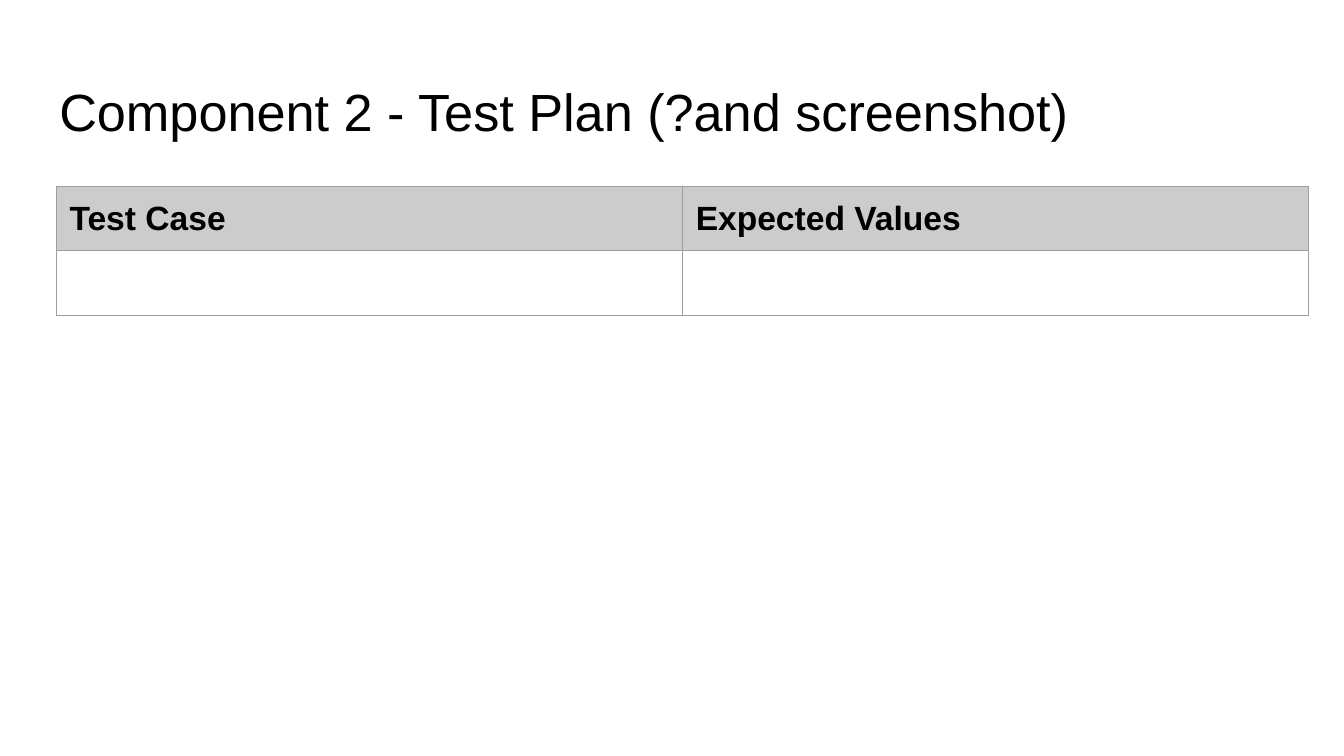
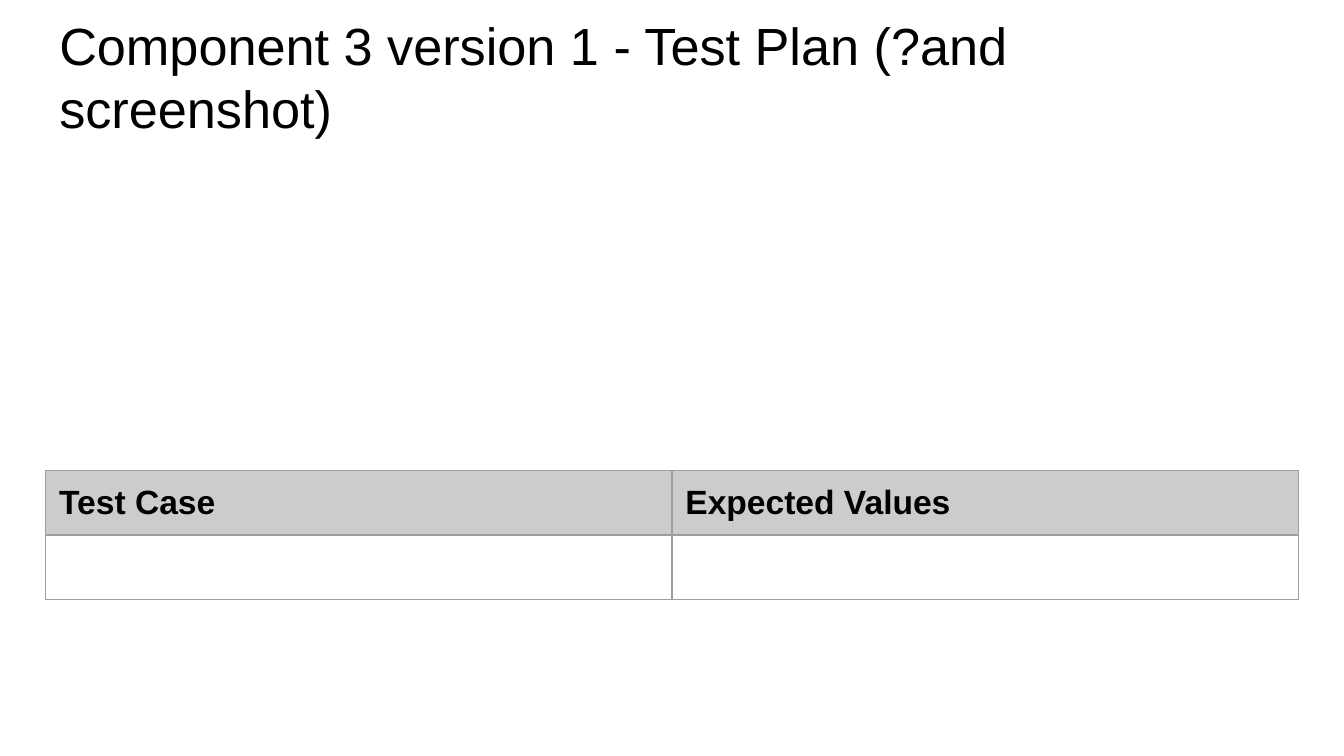
Before and after one commit to Luka-Timtam/Pizza-Bot, a slide deck: slide 16 of 022_91893+_+91897+Documentation.pptx (slide 15 before the commit). Drawn at 1344x756 pixels with LibreOffice and Linux fonts; fonts in the diff are those of the drawing. Boxes give left, top, right and bottom in pixels: in the first picture for what was removed or moved away, otherwise in the second. Text is boxed around its words. In the diff, an @@ line names an element or a change of style, - is before the commit and + after.

```diff
--- a/022_91893+_+91897+Documentation.pptx
+++ b/022_91893+_+91897+Documentation.pptx
@@ title at bbox=[59, 27, 1008, 138]: text changed @@
-Component 2 - Test Plan (?and screenshot)
+Component 3 version 1 - Test Plan (?and screenshot)
@@ table: place and size @@
-table at bbox=[56, 187, 1309, 321]
+table at bbox=[46, 470, 1298, 605]
```
Also in this commit, not shown: 1 other slide changed, 2 slides added, 1 other file.
